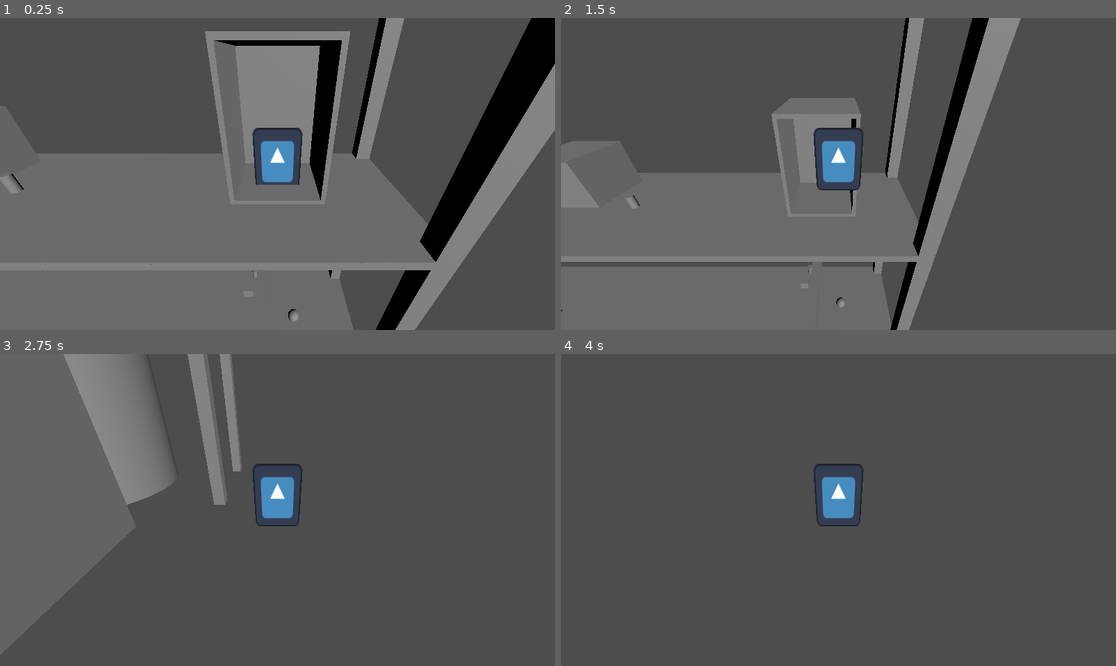
Above: before the commit, frames 1-4 (two rows, left to right).
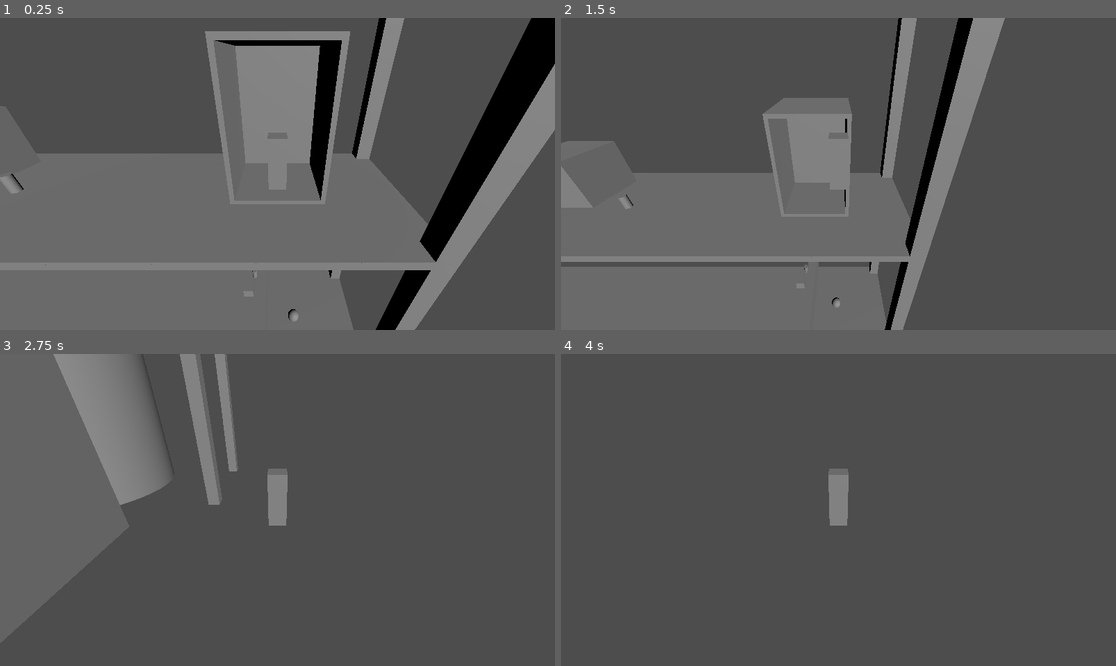
Above: after the commit, the same moments.

Repository: torinjmaguire/freeHugs
Game: Godot game, scene res://main.tscn
Two runs of this game, one before a commit and one after it. Both use one fixed random seed, a clock stepped at 60 frames per second and the inputs below. The engine's default icon, where the game draws it, is replaced by a stand-in: a white triangle on a blue panel in a dark square.
Inputs:
- Up to frame 1 (0.25 s): no input
- Up to frame 2 (1.5 s): tap Enter at 0.5 s; hold D (move_right) 0.53-1.28 s; hold E (interact, bound only after the commit) 0.53-1.28 s; tap Space (jump) at 0.77, 0.8, 1.07, 1.35 s; hold S (move_back) from 1.28 s (still down)
- Up to frame 3 (2.75 s): tap Space (jump) at 1.52, 1.82, 2.3 s; tap E (interact, bound only after the commit) at 1.55 s; release S (move_back) at 2.03 s; hold D (move_right) from 2.03 s (still down); hold E (interact, bound only after the commit) from 2.03 s (still down)
- Up to frame 4 (4 s): release D (move_right) at 2.78 s; release E (interact, bound only after the commit) at 2.78 s; hold W (move_forward) 2.78-3.53 s; tap E (interact, bound only after the commit) at 2.85 s; tap Space (jump) at 3.02, 3.32, 3.5, 3.6, 3.77 s; hold A (move_left) from 3.53 s (still down)

The runs differ from the first frame. In frame 1, 1.5% of the frame differs, in the area x 45-55%, y 35-54%; in frame 2, 10%, in the area x 0-83%, y 0-100%; in frame 3, 3.9%; in frame 4, 1.2%.
Error after the commit: Invalid access to property or key 'get_collider' on a base object of type 'bool'. (res://player.gd:50)

Commit message:
Initial setup of first puzzle prototype
- Created the first puzzle testing scene
- Created the puzzle box object
- Constructed the puzzle out of puzzle boxes
- Began scripting work on the puzzle

Diff:
--- a/first_puzzle_manager.tscn
+++ b/first_puzzle_manager.tscn
@@ -1,53 +1,56 @@
-[gd_scene load_steps=3 format=3 uid="uid://cds1w5h6kqrca"]
+[gd_scene load_steps=2 format=3 uid="uid://cds1w5h6kqrca"]
 
-[ext_resource type="PackedScene" uid="uid://cx4wr8buatlkg" path="res://small_ball.tscn" id="1_ofc2i"]
-[ext_resource type="PackedScene" uid="uid://dr10x1mvd36sg" path="res://long_ball.tscn" id="2_wbf5w"]
+[ext_resource type="PackedScene" uid="uid://bj6cb7k13epr" path="res://puzzle_box.tscn" id="1_4gpwm"]
 
 [node name="FirstPuzzleManager" type="Node3D"]
 
-[node name="SmallPillar" parent="." instance=ExtResource("1_ofc2i")]
-transform = Transform3D(1, 0, 0, 0, 1, 0, 0, 0, 1, 1, 1, -1)
+[node name="PuzzleBox" parent="." instance=ExtResource("1_4gpwm")]
+transform = Transform3D(1, 0, 0, 0, 1, 0, 0, 0, 1, 2, 2, -2)
 
-[node name="SmallPillar2" parent="." instance=ExtResource("1_ofc2i")]
-transform = Transform3D(1, 0, 0, 0, 1, 0, 0, 0, 1, -1, 1, -1)
+[node name="PuzzleBox2" parent="." instance=ExtResource("1_4gpwm")]
+transform = Transform3D(1, 0, 0, 0, 1, 0, 0, 0, 1, 6, 2, -2)
 
-[node name="SmallPillar3" parent="." instance=ExtResource("1_ofc2i")]
-transform = Transform3D(1, 0, 0, 0, 1, 0, 0, 0, 1, -1, 1, -3)
+[node name="PuzzleBox3" parent="." instance=ExtResource("1_4gpwm")]
+transform = Transform3D(1, 0, 0, 0, 1, 0, 0, 0, 1, -2, 2, -2)
 
-[node name="SmallPillar4" parent="." instance=ExtResource("1_ofc2i")]
-transform = Transform3D(1, 0, 0, 0, 1, 0, 0, 0, 1, 1, 1, -5)
+[node name="PuzzleBox4" parent="." instance=ExtResource("1_4gpwm")]
+transform = Transform3D(1, 0, 0, 0, 1, 0, 0, 0, 1, -2, 2, -6)
 
-[node name="SmallPillar5" parent="." instance=ExtResource("1_ofc2i")]
-transform = Transform3D(1, 0, 0, 0, 1, 0, 0, 0, 1, -5, 1, -5)
+[node name="PuzzleBox5" parent="." instance=ExtResource("1_4gpwm")]
+transform = Transform3D(1, 0, 0, 0, 1, 0, 0, 0, 1, 2, 2, -10)
 
-[node name="SmallPillar6" parent="." instance=ExtResource("1_ofc2i")]
-transform = Transform3D(1, 0, 0, 0, 1, 0, 0, 0, 1, -3, 1, -5)
+[node name="PuzzleBox6" parent="." instance=ExtResource("1_4gpwm")]
+transform = Transform3D(1, 0, 0, 0, 1, 0, 0, 0, 1, -6, 2, -10)
 
-[node name="SmallPillar7" parent="." instance=ExtResource("1_ofc2i")]
-transform = Transform3D(1, 0, 0, 0, 1, 0, 0, 0, 1, 3, 1, -1)
+[node name="PuzzleBox7" parent="." instance=ExtResource("1_4gpwm")]
+transform = Transform3D(1, 0, 0, 0, 1, 0, 0, 0, 1, -10, 2, -10)
 
-[node name="SmallPillar8" parent="." instance=ExtResource("1_ofc2i")]
-transform = Transform3D(1, 0, 0, 0, 1, 0, 0, 0, 1, 3, 1, 3)
+[node name="PuzzleBox8" parent="." instance=ExtResource("1_4gpwm")]
+transform = Transform3D(1, 0, 0, 0, 1, 0, 0, 0, 1, -10, 2, -2)
 
-[node name="SmallPillar9" parent="." instance=ExtResource("1_ofc2i")]
-transform = Transform3D(1, 0, 0, 0, 1, 0, 0, 0, 1, 5, 1, 3)
+[node name="PuzzleBox9" parent="." instance=ExtResource("1_4gpwm")]
+transform = Transform3D(1, 0, 0, 0, 1, 0, 0, 0, 1, -10, 2, 6)
 
-[node name="SmallPillar10" parent="." instance=ExtResource("1_ofc2i")]
-transform = Transform3D(1, 0, 0, 0, 1, 0, 0, 0, 1, 1, 1, 3)
+[node name="PuzzleBox10" parent="." instance=ExtResource("1_4gpwm")]
+transform = Transform3D(2, 0, 0, 0, 1, 0, 0, 0, 2, 8, 2, -8)
 
-[node name="SmallPillar11" parent="." instance=ExtResource("1_ofc2i")]
-transform = Transform3D(1, 0, 0, 0, 1, 0, 0, 0, 1, -1, 1, 3)
+[node name="PuzzleBox11" parent="." instance=ExtResource("1_4gpwm")]
+transform = Transform3D(1, 0, 0, 0, 1, 0, 0, 0, 2, 10, 2, 0)
 
-[node name="SmallPillar12" parent="." instance=ExtResource("1_ofc2i")]
-transform = Transform3D(1, 0, 0, 0, 1, 0, 0, 0, 1, -5, 1, 3)
+[node name="PuzzleBox12" parent="." instance=ExtResource("1_4gpwm")]
+transform = Transform3D(1, 0, 0, 0, 1, 0, 0, 0, 1, 2, 2, 6)
 
-[node name="MediumPillar" parent="." instance=ExtResource("2_wbf5w")]
-transform = Transform3D(1, 0, 0, 0, 1, 0, 0, 0, 1, -4, 1, 1)
+[node name="PuzzleBox13" parent="." instance=ExtResource("1_4gpwm")]
+transform = Transform3D(1, 0, 0, 0, 1, 0, 0, 0, 1, 6, 2, 6)
 
-[node name="MediumPillar2" parent="." instance=ExtResource("2_wbf5w")]
-transform = Transform3D(1, 0, 0, 0, 1, 0, 0, 0, 1, -2, 1, 5)
+[node name="PuzzleBox14" parent="." instance=ExtResource("1_4gpwm")]
+transform = Transform3D(1, 0, 0, 0, 1, 0, 0, 0, 1, 10, 2, 6)
 
-[node name="MediumPillar3" parent="." instance=ExtResource("2_wbf5w")]
-transform = Transform3D(-4.37114e-08, 0, -1, 0, 1, 0, 1, 0, -4.37114e-08, 5, 1, 0)
+[node name="PuzzleBox15" parent="." instance=ExtResource("1_4gpwm")]
+transform = Transform3D(1, 0, 0, 0, 1, 0, 0, 0, 1, -2, 2, 6)
 
-[node name="wideBall" type="Node3D" parent="."]
+[node name="PuzzleBox16" parent="." instance=ExtResource("1_4gpwm")]
+transform = Transform3D(2, 0, 0, 0, 1, 0, 0, 0, 1, -4, 2, 10)
+
+[node name="PuzzleBox17" parent="." instance=ExtResource("1_4gpwm")]
+transform = Transform3D(2, 0, 0, 0, 1, 0, 0, 0, 1, -8, 2, 2)
--- /dev/null
+++ b/first_puzzle_test.tscn
@@ -0,0 +1,35 @@
+[gd_scene load_steps=5 format=3 uid="uid://heb3gai3124t"]
+
+[ext_resource type="PackedScene" uid="uid://cds1w5h6kqrca" path="res://first_puzzle_manager.tscn" id="1_x1q6b"]
+[ext_resource type="PackedScene" uid="uid://bj6v6xcc5nq7n" path="res://player.tscn" id="2_hg8gk"]
+
+[sub_resource type="BoxMesh" id="BoxMesh_aesvt"]
+size = Vector3(24, 1, 24)
+
+[sub_resource type="ConcavePolygonShape3D" id="ConcavePolygonShape3D_njodi"]
+data = PackedVector3Array(-12, 0.5, 12, 12, 0.5, 12, -12, -0.5, 12, 12, 0.5, 12, 12, -0.5, 12, -12, -0.5, 12, 12, 0.5, -12, -12, 0.5, -12, 12, -0.5, -12, -12, 0.5, -12, -12, -0.5, -12, 12, -0.5, -12, 12, 0.5, 12, 12, 0.5, -12, 12, -0.5, 12, 12, 0.5, -12, 12, -0.5, -12, 12, -0.5, 12, -12, 0.5, -12, -12, 0.5, 12, -12, -0.5, -12, -12, 0.5, 12, -12, -0.5, 12, -12, -0.5, -12, 12, 0.5, 12, -12, 0.5, 12, 12, 0.5, -12, -12, 0.5, 12, -12, 0.5, -12, 12, 0.5, -12, -12, -0.5, 12, 12, -0.5, 12, -12, -0.5, -12, 12, -0.5, 12, 12, -0.5, -12, -12, -0.5, -12)
+
+[node name="FirstPuzzleTest" type="Node3D"]
+
+[node name="Floor" type="Node3D" parent="."]
+
+[node name="MeshInstance3D" type="MeshInstance3D" parent="Floor"]
+transform = Transform3D(1, 0, 0, 0, 1, 0, 0, 0, 1, 0, -1, 0)
+mesh = SubResource("BoxMesh_aesvt")
+
+[node name="StaticBody3D" type="StaticBody3D" parent="Floor/MeshInstance3D"]
+
+[node name="CollisionShape3D" type="CollisionShape3D" parent="Floor/MeshInstance3D/StaticBody3D"]
+shape = SubResource("ConcavePolygonShape3D_njodi")
+
+[node name="FirstPuzzleManager" parent="." instance=ExtResource("1_x1q6b")]
+transform = Transform3D(1, 0, 0, 0, 1, 0, 0, 0, 1, 0, -0.5, 0)
+
+[node name="Player" parent="." instance=ExtResource("2_hg8gk")]
+transform = Transform3D(1, 0, 0, 0, 1, 0, 0, 0, 1, 10, 2.5, 10)
+
+[node name="Camera3D" type="Camera3D" parent="Player"]
+transform = Transform3D(1, 0, 0, 0, 0.5, 0.866025, 0, -0.866025, 0.5, 0, 20, 10)
+
+[node name="DirectionalLight3D" type="DirectionalLight3D" parent="."]
+transform = Transform3D(-0.306187, 0.826296, -0.472742, -0.353553, 0.362372, 0.862373, 0.883883, 0.431186, 0.181186, 111, 115, 54)
--- a/player.gd
+++ b/player.gd
@@ -25,7 +25,7 @@
 
 	if direction != Vector3.ZERO:
 		direction = direction.normalized()
-		$Pivot.look_at(position + direction, Vector3.UP)
+		$MeshInstance3D.look_at(position + direction, Vector3.UP)
 
 	# Ground Velocity
 	target_velocity.x = direction.x * speed
@@ -42,4 +42,9 @@
 	if is_on_floor() and Input.is_action_just_pressed("jump"):
 		target_velocity.y = jump_impulse
 
-	move_and_slide()
+	var collision = move_and_slide()
+
+	if Input.is_action_pressed("interact"):
+		print("Interact pressed");
+		if collision:
+			print(collision.get_collider)
--- a/player.tscn
+++ b/player.tscn
@@ -1,27 +1,18 @@
-[gd_scene load_steps=5 format=3 uid="uid://bj6v6xcc5nq7n"]
+[gd_scene load_steps=4 format=3 uid="uid://bj6v6xcc5nq7n"]
 
-[ext_resource type="Texture2D" uid="uid://baet51mxjhqcf" path="res://icon.svg" id="1_11m21"]
 [ext_resource type="Script" path="res://player.gd" id="1_l8wac"]
 
 [sub_resource type="BoxShape3D" id="BoxShape3D_etbty"]
-size = Vector3(4, 6, 4)
+size = Vector3(2, 6, 2)
 
 [sub_resource type="BoxMesh" id="BoxMesh_6alpw"]
-size = Vector3(4, 6, 4)
+size = Vector3(2, 6, 2)
 
-[node name="CharacterBody3D" type="CharacterBody3D"]
+[node name="Player" type="CharacterBody3D"]
 script = ExtResource("1_l8wac")
-
-[node name="Pivot" type="Node3D" parent="."]
-
-[node name="Sprite3D" type="Sprite3D" parent="Pivot"]
-transform = Transform3D(4, 0, 0, 0, 6, 0, 0, 0, 4, 0, 0, 0)
-billboard = 2
-texture = ExtResource("1_11m21")
 
 [node name="CollisionShape3D" type="CollisionShape3D" parent="."]
 shape = SubResource("BoxShape3D_etbty")
 
 [node name="MeshInstance3D" type="MeshInstance3D" parent="."]
-visible = false
 mesh = SubResource("BoxMesh_6alpw")
--- a/project.godot
+++ b/project.godot
@@ -42,3 +42,8 @@
 "events": [Object(InputEventKey,"resource_local_to_scene":false,"resource_name":"","device":-1,"window_id":0,"alt_pressed":false,"shift_pressed":false,"ctrl_pressed":false,"meta_pressed":false,"pressed":false,"keycode":0,"physical_keycode":32,"key_label":0,"unicode":32,"echo":false,"script":null)
 ]
 }
+interact={
+"deadzone": 0.5,
+"events": [Object(InputEventKey,"resource_local_to_scene":false,"resource_name":"","device":-1,"window_id":0,"alt_pressed":false,"shift_pressed":false,"ctrl_pressed":false,"meta_pressed":false,"pressed":false,"keycode":0,"physical_keycode":69,"key_label":0,"unicode":101,"echo":false,"script":null)
+]
+}
--- /dev/null
+++ b/puzzle_box.gd
@@ -0,0 +1,11 @@
+extends Node3D
+
+
+# Called when the node enters the scene tree for the first time.
+func _ready():
+	pass # Replace with function body.
+
+
+# Called every frame. 'delta' is the elapsed time since the previous frame.
+func _process(delta):
+	pass
--- /dev/null
+++ b/puzzle_box.tscn
@@ -0,0 +1,20 @@
+[gd_scene load_steps=4 format=3 uid="uid://bj6cb7k13epr"]
+
+[ext_resource type="Script" path="res://puzzle_box.gd" id="1_24h50"]
+
+[sub_resource type="BoxMesh" id="BoxMesh_4j140"]
+size = Vector3(4, 4, 4)
+
+[sub_resource type="BoxShape3D" id="BoxShape3D_ptic4"]
+size = Vector3(4, 4, 4)
+
+[node name="PuzzleBox" type="Node3D"]
+script = ExtResource("1_24h50")
+
+[node name="MeshInstance3D" type="MeshInstance3D" parent="."]
+mesh = SubResource("BoxMesh_4j140")
+
+[node name="CharacterBody3D" type="CharacterBody3D" parent="MeshInstance3D"]
+
+[node name="CollisionShape3D" type="CollisionShape3D" parent="MeshInstance3D/CharacterBody3D"]
+shape = SubResource("BoxShape3D_ptic4")
--- a/warehouse_2.tscn
+++ b/warehouse_2.tscn
@@ -86,8 +86,6 @@
 
 [node name="CharacterBody3D" parent="." instance=ExtResource("2_f2pp2")]
 transform = Transform3D(1, 0, 0, 0, 1, 0, 0, 0, 1, 30, 36, 4)
-speed = 30
-jump_impulse = 40
 
 [node name="Camera3D" type="Camera3D" parent="CharacterBody3D"]
 transform = Transform3D(1, 0, 0, 0, 0.965926, 0.258819, 0, -0.258819, 0.965926, 0, 6, 20)
